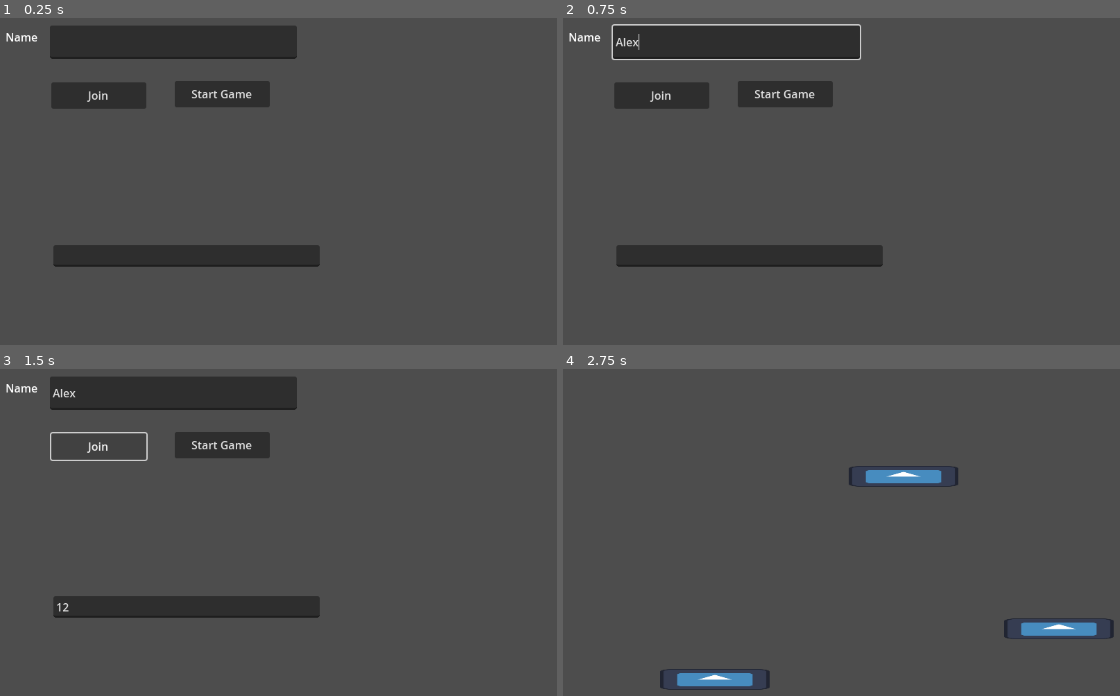
Above: before the commit, frames 1-4 (two rows, left to right).
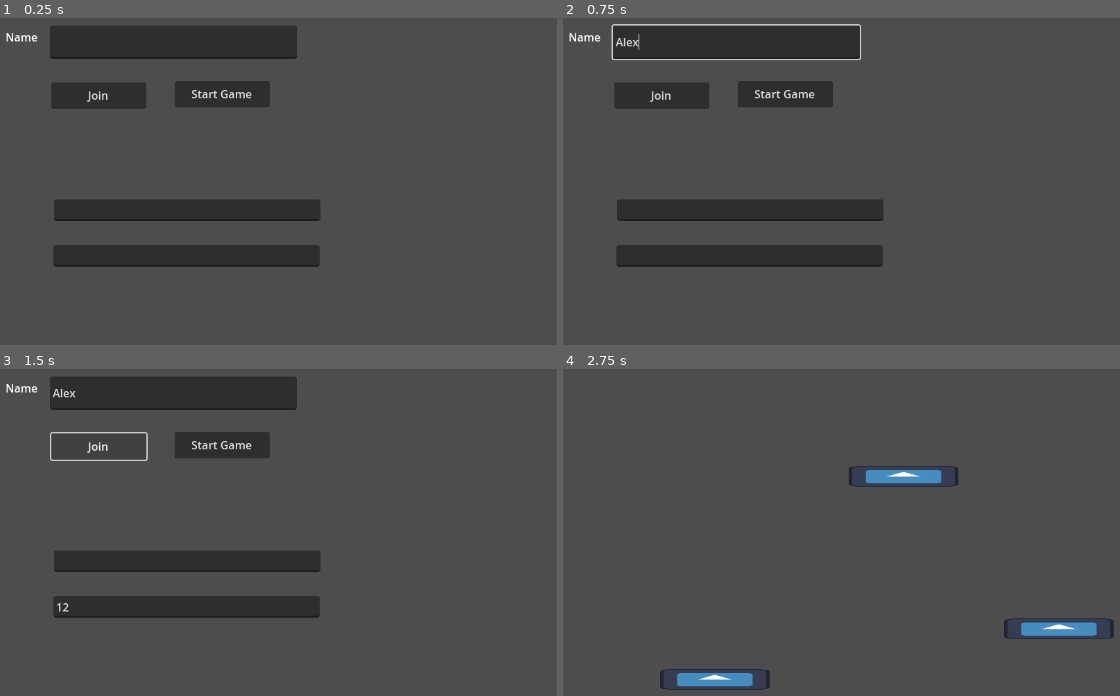
Above: after the commit, the same moments.

Repository: naixsu/CROCPNG
Game: Godot game, scene res://Scenes/Testing/NaixTestScenes/Multiplayer.tscn
The game is run twice, just before and just after one commit, with the same random seed, the same clock (stepped at 60 frames per second) and the same inputs. The engine's default icon, where the game draws it, is replaced by a stand-in: a white triangle on a blue panel in a dark square.
Inputs (mouse positions are in pixels of both pictures, inside the frame that each line leads up to):
- Up to frame 1 (0.25 s): no input
- Up to frame 2 (0.75 s): click (735, 40) at 0.52 s; type "Alex" at 0.6 s
- Up to frame 3 (1.5 s): click (183, 607) at 0.75 s; type "12" at 0.83 s; click "Join" at 1.25 s
- Up to frame 4 (2.75 s): click "Start Game" at 2 s

The runs differ from the first frame. In frame 1, 3.1% of the frame differs, in the area x 9-58%, y 55-63%; in frame 2, 3.1%; in frame 3, 3.1%; in frame 4, nothing differs.
Error before the commit: Attempt to call function 'compress' in base 'null instance' on a null instance. (res://Scripts/Testing/NaixTestScripts/MultiplayerController.gd:91)
Error after the commit: Attempt to call function 'compress' in base 'null instance' on a null instance. (res://Scripts/Testing/NaixTestScripts/MultiplayerController.gd:95)

Commit message:
Change ip

Diff:
--- a/Scenes/Testing/NaixTestScenes/Multiplayer.tscn
+++ b/Scenes/Testing/NaixTestScenes/Multiplayer.tscn
@@ -48,5 +48,12 @@
 offset_right = 510.0
 offset_bottom = 395.0
 
+[node name="Address" type="LineEdit" parent="."]
+layout_mode = 0
+offset_left = 127.0
+offset_top = 298.0
+offset_right = 511.0
+offset_bottom = 329.0
+
 [connection signal="button_down" from="Join" to="." method="_on_join_button_down"]
 [connection signal="button_down" from="StartGame" to="." method="_on_start_game_button_down"]
--- a/Scripts/Testing/NaixTestScripts/MultiplayerController.gd
+++ b/Scripts/Testing/NaixTestScripts/MultiplayerController.gd
@@ -5,6 +5,7 @@
 
 @onready var nameEdit = $NameEdit
 @onready var line_edit = $LineEdit
+@onready var addressEdit = $Address
 
 var peer
 
@@ -87,7 +88,10 @@
 
 func _on_join_button_down():
 	peer = ENetMultiplayerPeer.new()
-	peer.create_client(address, port)
+#	peer.create_client(address, port)
+	var ip = addressEdit.text
+	print("IP: " + ip)
+	peer.create_client(ip, port)
 	peer.get_host().compress(ENetConnection.COMPRESS_RANGE_CODER)
 	multiplayer.set_multiplayer_peer(peer)
 
Not shown, changed: Exports/Test/test3.pck
